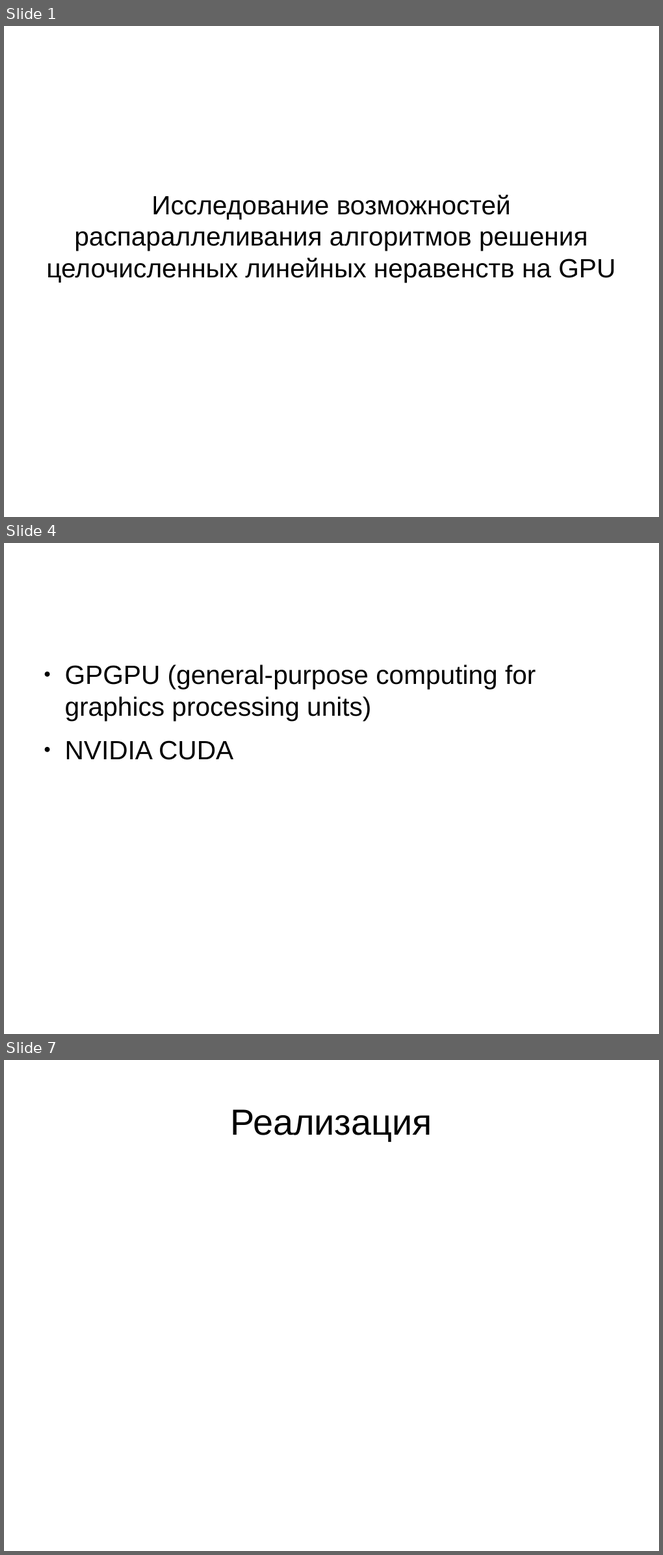
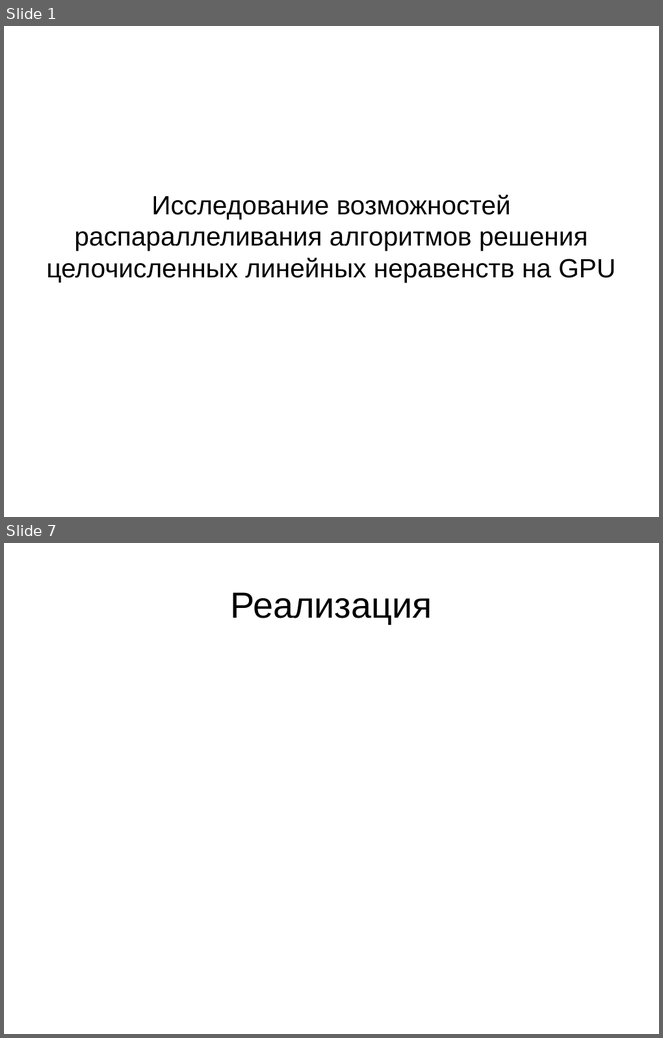
Before and after one commit to bura2017/thesis, a slide deck: presentation.odp. Shown one above the other, each under a label of ours: slides 1, 4 and 7 before the commit, slides 1 and 7 after it; the slides between them are not shown. The pictures are 663x1555 and 663x1038 pixels, drawn with LibreOffice and Linux fonts; fonts in the diff are those of the drawing. Boxes give left, top, right and bottom in pixels: in the first picture for what was removed or moved away, otherwise in the second. Text is boxed around its words. In the diff, an @@ line names an element or a change of style, - is before the commit and + after.

```diff
--- a/presentation.odp
+++ b/presentation.odp
@@ slide 4 removed at [4,543,659,1034], background #FFFFFF @@
@@ text removed at [65,665,536,760] @@
-● GPGPU (general-purpose computing for graphics processing units)
-● NVIDIA CUDA
```
Also in this commit, not shown: 4 slides changed, 1 slide added, 5 other files.
